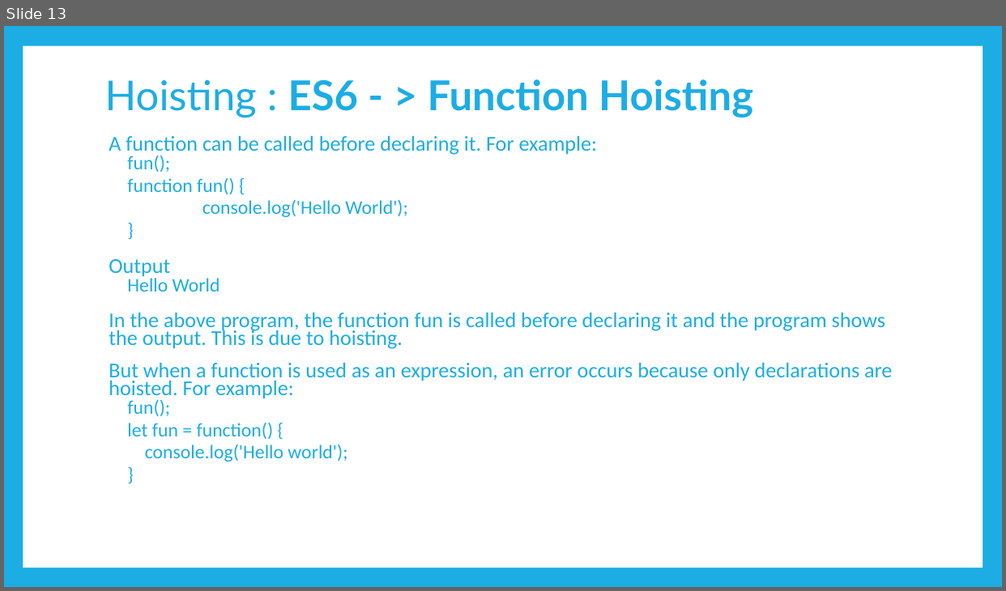
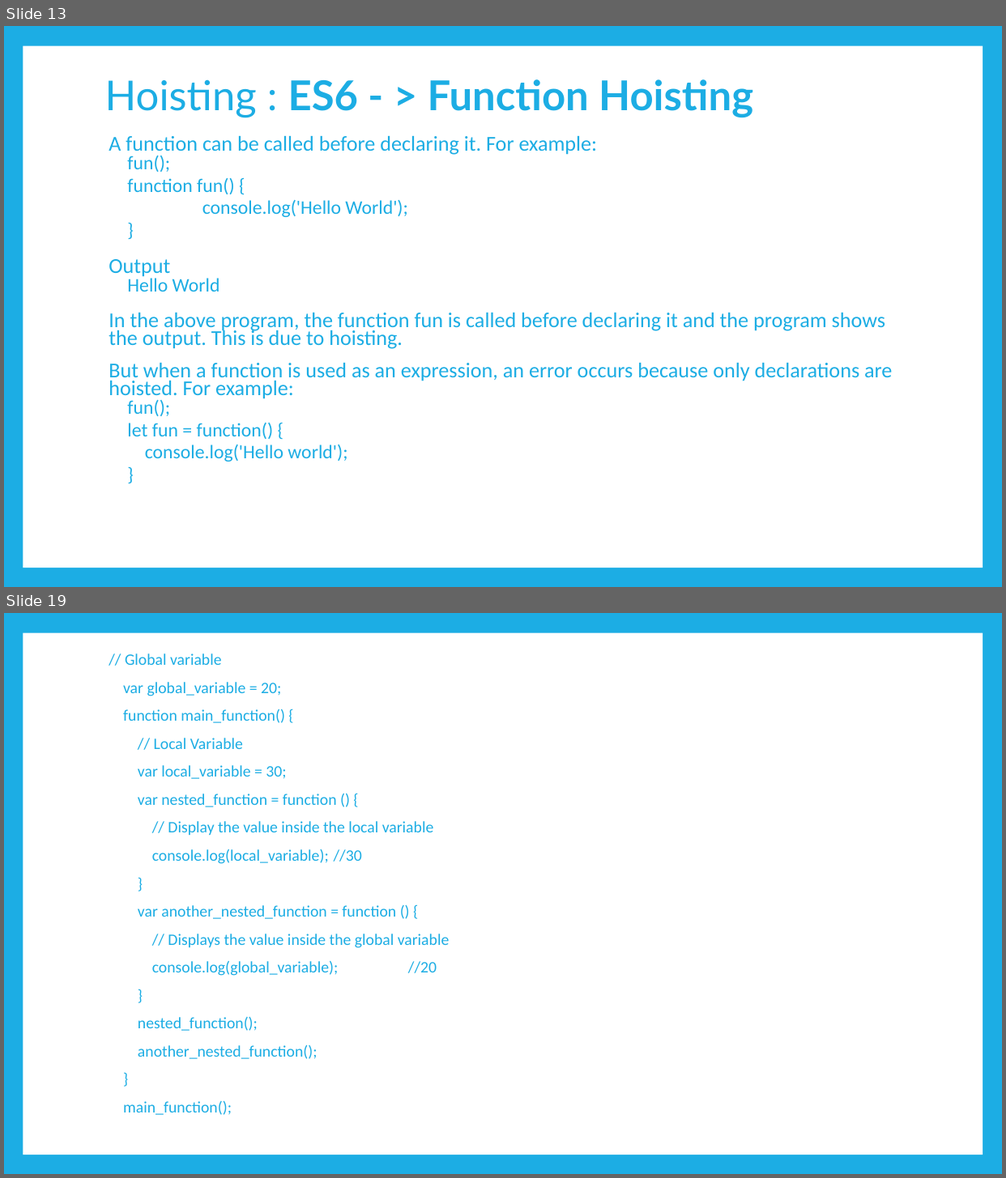
Before and after one commit to PramodJana/JavaScript, a slide deck: GFG JS Course Curriculam/Articles/009 JS Bonus Concept.pptx. Shown one above the other, each under a label of ours: slide 13 before the commit, slides 13 and 19 after it; the slides between them are not shown. The pictures are 1006x591 and 1006x1178 pixels, drawn with LibreOffice and Linux fonts; fonts in the diff are those of the drawing. Boxes give left, top, right and bottom in pixels: in the first picture for what was removed or moved away, otherwise in the second. Text is boxed around its words. In the diff, an @@ line names an element or a change of style, - is before the commit and + after.

```diff
--- a/GFG JS Course Curriculam/Articles/009 JS Bonus Concept.pptx
+++ b/GFG JS Course Curriculam/Articles/009 JS Bonus Concept.pptx
@@ slide 19 added at bbox=[4, 613, 1002, 1174], background #1CADE4; not listed: 1 template element that a slide beside it also shows @@
@@ text added at bbox=[123, 653, 450, 1115], 15.4 pt, text #1CADE4 @@
+// Global variable
+var global_variable = 20;
+function main_function() {
+// Local Variable
+var local_variable = 30;
+var nested_function = function () {
+// Display the value inside the local variable
+console.log(local_variable); //30
+}
+var another_nested_function = function () {
+// Displays the value inside the global variable
+console.log(global_variable); //20
+}
+nested_function();
+another_nested_function();
+}
+main_function();
```
Also in this commit, not shown: 5 other slides added.
